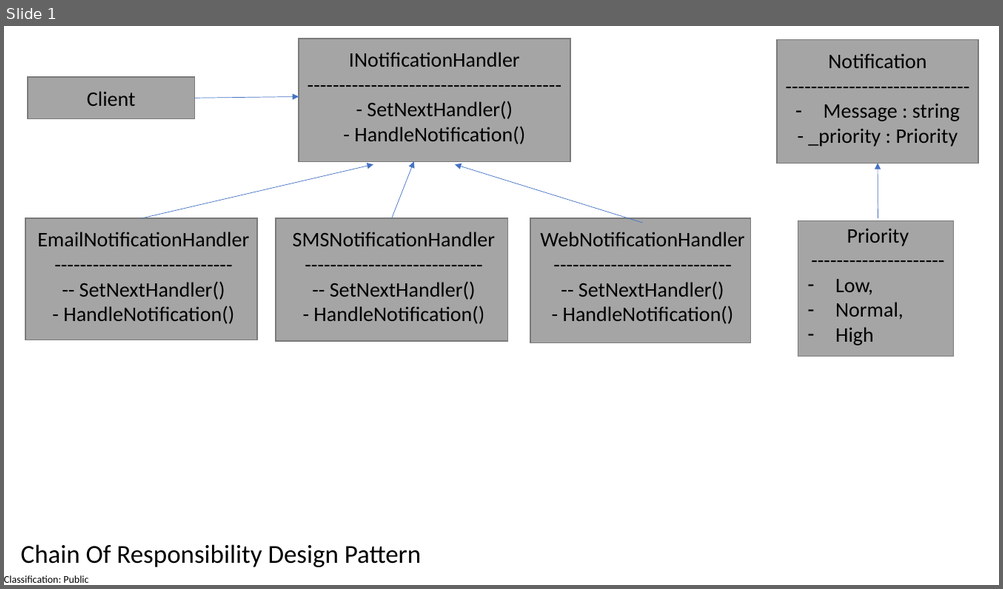
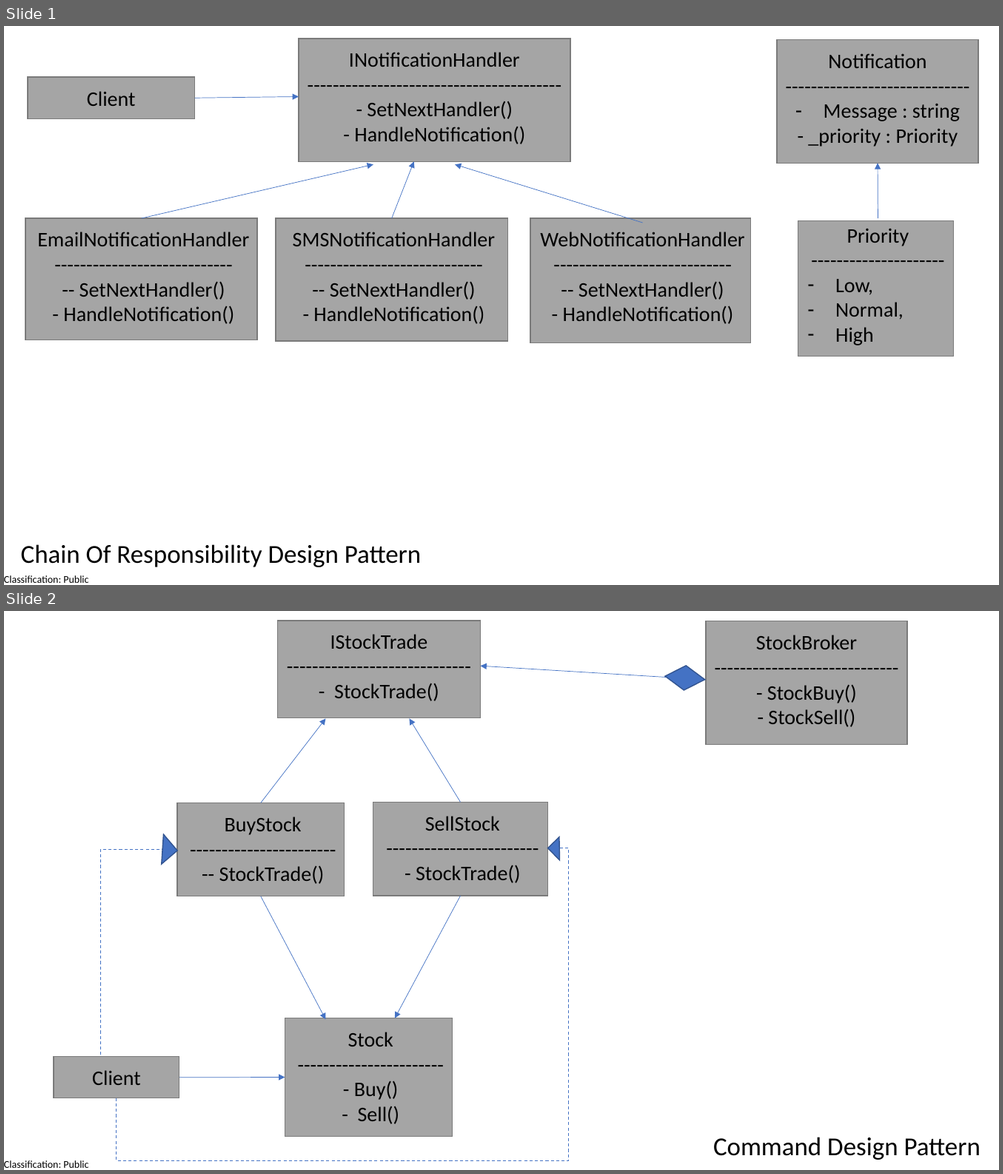
Before and after one commit to aakriti1404/DesignPatterns, a slide deck: BehavioralDesignPattern.pptx. Shown one above the other, each under a label of ours: slide 1 before the commit, slides 1 and 2 after it. The pictures are 1003x589 and 1003x1174 pixels, drawn with LibreOffice and Linux fonts; fonts in the diff are those of the drawing. Boxes give left, top, right and bottom in pixels: in the first picture for what was removed or moved away, otherwise in the second. Text is boxed around its words. In the diff, an @@ line names an element or a change of style, - is before the commit and + after.

```diff
--- a/BehavioralDesignPattern.pptx
+++ b/BehavioralDesignPattern.pptx
@@ slide 2 added at box(4, 611, 999, 1170), background #FFFFFF; not listed: 1 template element that a slide beside it also shows @@
@@ rectangle added at box(278, 621, 481, 718), fill #A5A5A5, outline #7A7A7A 1 pt @@
@@ rectangle added at box(706, 621, 908, 744), fill #A5A5A5, outline #7A7A7A 1 pt @@
@@ text added at box(330, 634, 439, 701), 20 pt, text #000000 @@
+IStockTrade
+-----------------------------
+- StockTrade()
@@ text added at box(756, 635, 856, 727), 20 pt, text #000000 @@
+StockBroker
+-----------------------------
+- StockBuy()
+- StockSell()
@@ arrow added from (706, 680) to (480, 667), #4472C4 0.5 pt @@
@@ diamond added at box(664, 664, 706, 692), fill #4472C4, outline #325491 1 pt @@
@@ arrow added from (261, 803) to (326, 718), #4472C4 0.5 pt @@
@@ arrow added from (461, 802) to (409, 718), #4472C4 0.5 pt @@
@@ rectangle added at box(177, 803, 344, 896), fill #A5A5A5, outline #7A7A7A 1 pt @@
@@ rectangle added at box(373, 802, 547, 896), fill #A5A5A5, outline #7A7A7A 1 pt @@
@@ text added at box(219, 817, 324, 884), 20 pt, text #000000 @@
+BuyStock
+-----------------------
+-- StockTrade()
@@ text added at box(415, 816, 521, 883), 20 pt, text #000000 @@
+SellStock
+------------------------
+- StockTrade()
@@ elbow line added from (100, 1056) to (177, 850), #4472C4 0.75 pt dashed @@
@@ elbow line added from (116, 1099) to (550, 849), #4472C4 0.75 pt dashed @@
@@ right triangle added at box(148, 834, 177, 865), fill #4472C4, outline #325491 1 pt @@
@@ right triangle added at box(548, 837, 571, 860), fill #4472C4, outline #325491 1 pt @@
@@ arrow added from (261, 897) to (326, 1020), #4472C4 0.5 pt @@
@@ arrow added from (461, 896) to (395, 1019), #4472C4 0.5 pt @@
@@ rectangle added at box(284, 1019, 452, 1136), fill #A5A5A5, outline #7A7A7A 1 pt @@
@@ text added at box(348, 1032, 400, 1125), 20 pt, text #000000 @@
+Stock
+-----------------------
+- Buy()
+- Sell()
@@ rectangle added at box(54, 1056, 179, 1098), fill #A5A5A5, outline #7A7A7A 1 pt @@
@@ text added at box(92, 1071, 141, 1085), 20 pt, text #000000 @@
+Client
@@ line added from (116, 1062) to (116, 1062), #4472C4 0.5 pt @@
@@ arrow added from (179, 1078) to (284, 1078), #4472C4 0.5 pt @@
@@ text added at box(713, 1137, 980, 1160), 25 pt, text #000000 @@
+Command Design Pattern
```
Also in this commit, not shown: 1 other file.
